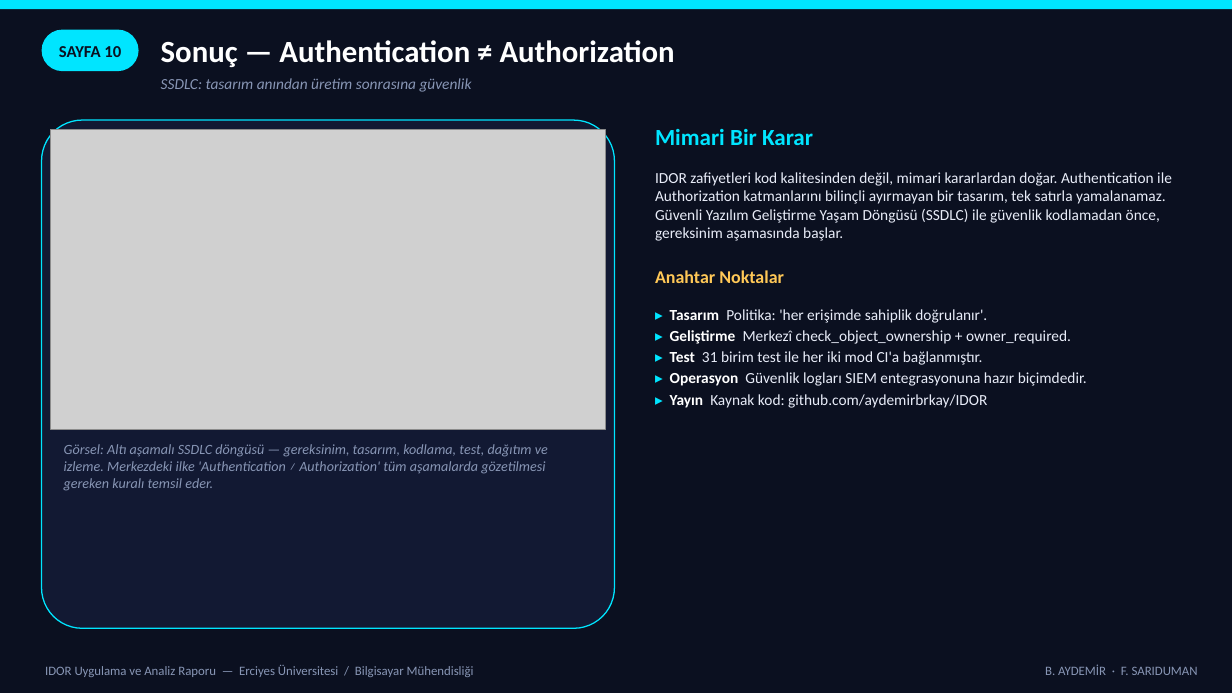
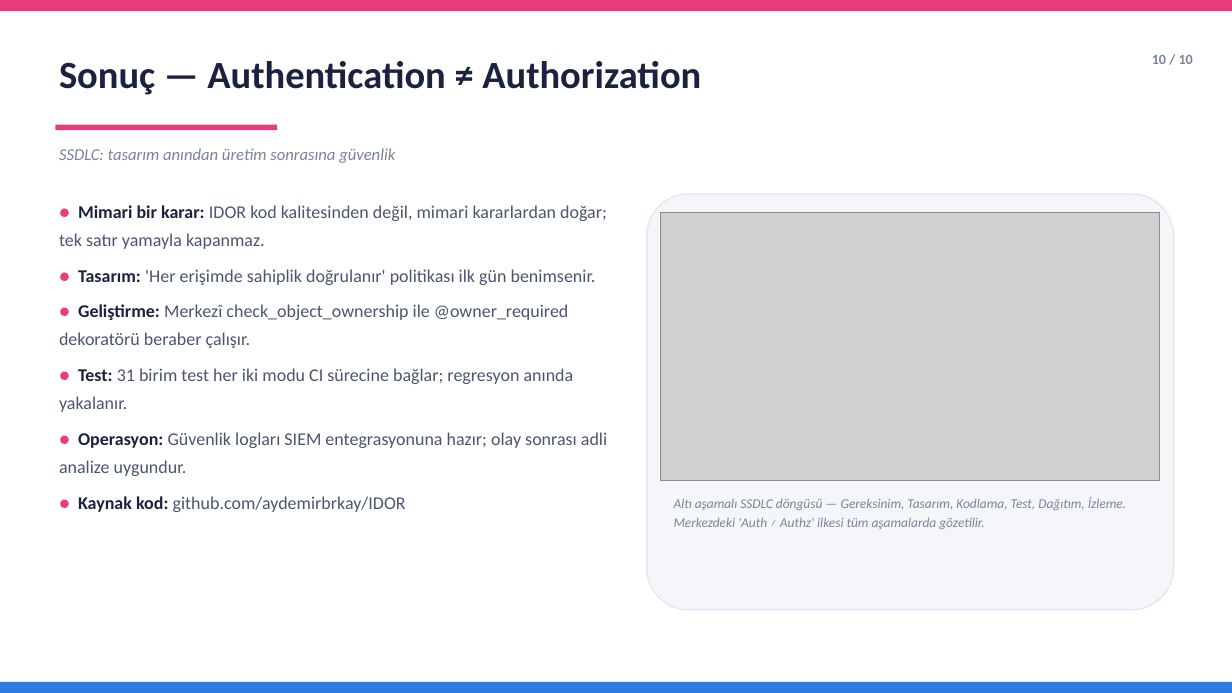
Before and after one commit to aydemirbrkay/IDOR, a slide deck: slide 11 of IDOR_Sunum.pptx. Drawn at 1232x693 pixels with LibreOffice and Linux fonts; fonts in the diff are those of the drawing; grey boxes stand for pictures. Boxes give left, top, right and bottom in pixels: in the first picture for what was removed or moved away, otherwise in the second. Text is boxed around its words. In the diff, an @@ line names an element or a change of style, - is before the commit and + after.

```diff
--- a/IDOR_Sunum.pptx
+++ b/IDOR_Sunum.pptx
@@ rectangle at (0,0,1232,11): fill #00E5FF to #E73C7E @@
@@ rectangle removed at (0,0,1232,693) @@
@@ rounded rectangle removed at (42,30,139,71) @@
@@ text "Sonuç — Authentication ≠ Authorization": place and size @@
-text "Sonuç — Authentication ≠ Authorization" at (161,40,675,67)
+text "Sonuç — Authentication ≠ Authorization" at (59,61,701,95)
@@ text "Sonuç — Authentication ≠ Authorization" at (59,61,701,95): size 24 to 30 pt, text colour #FFFFFF to #1B2240; line spacing 1 to 1.15; vertical alignment middle to top @@
@@ text "10 / 10" at (1152,55,1193,64): vertical alignment middle to top @@
@@ text at (1152,55,1193,64): text changed; size 13 to 11 pt; text colour #0B1020 to #7B8499 @@
-SAYFA 10
+10 / 10
@@ rounded rectangle removed at (42,120,615,628) @@
@@ picture removed at (51,129,605,430) @@
@@ text "SSDLC: tasarım anından üretim sonrasına ...": place and size @@
-text "SSDLC: tasarım anından üretim sonrasına ..." at (161,78,472,92)
+text "SSDLC: tasarım anından üretim sonrasına ..." at (59,148,395,163)
@@ text "SSDLC: tasarım anından üretim sonrasına ..." at (59,148,395,163): size 12 to 13 pt, text colour #8896B5 to #7B8499; line spacing 1 to 1.15 @@
@@ rectangle added at (55,125,277,130), fill #E73C7E @@
@@ text removed at (655,129,813,145) @@
-Mimari Bir Karar
@@ text removed at (655,172,1172,241) @@
-IDOR zafiyetleri kod kalitesinden değil, mimari kararlardan doğar. Authentication ile Authorization katmanlarını bilinçli ayırmayan bir tasarım, tek satırla yamalanamaz. Güvenli Yazılım Geliştirme Yaşam Döngüsü (SSDLC) ile güvenlik kodlamadan önce, gereksinim aşamasında başlar.
@@ text at (59,205,607,512): text changed; size 11 to 14 pt; text colour #8896B5 to #4A5570; italic off @@
-Görsel: Altı aşamalı SSDLC döngüsü — gereksinim, tasarım, kodlama, test, dağıtım ve izleme. Merkezdeki ilke 'Authentication ≠ Authorization' tüm aşamalarda gözetilmesi gereken kuralı temsil eder.
+● Mimari bir karar: IDOR kod kalitesinden değil, mimari kararlardan doğar; tek satır yamayla kapanmaz.
+● Tasarım: 'Her erişimde sahiplik doğrulanır' politikası ilk gün benimsenir.
+● Geliştirme: Merkezî check_object_ownership ile @owner_required dekoratörü beraber çalışır.
+● Test: 31 birim test her iki modu CI sürecine bağlar; regresyon anında yakalanır.
+● Operasyon: Güvenlik logları SIEM entegrasyonuna hazır; olay sonrası adli analize uygundur.
+● Kaynak kod: github.com/aydemirbrkay/IDOR
@@ rounded rectangle added at (647,194,1174,610), fill #F4F6FA, outline #E2E6EE 1 pt @@
@@ picture added at (661,213,1160,481) @@
@@ text removed at (655,270,784,283) @@
-Anahtar Noktalar
@@ text removed at (670,309,1087,408) @@
-▸ Tasarım Politika: 'her erişimde sahiplik doğrulanır'.
-▸ Geliştirme Merkezî check_object_ownership + owner_required.
-▸ Test 31 birim test ile her iki mod CI'a bağlanmıştır.
-▸ Operasyon Güvenlik logları SIEM entegrasyonuna hazır biçimdedir.
-▸ Yayın Kaynak kod: github.com/aydemirbrkay/IDOR
@@ text added at (674,497,1126,529), 10.5 pt, text #7B8499, italic @@
+Altı aşamalı SSDLC döngüsü — Gereksinim, Tasarım, Kodlama, Test, Dağıtım, İzleme. Merkezdeki 'Auth ≠ Authz' ilkesi tüm aşamalarda gözetilir.
@@ rectangle added at (0,682,1232,693), fill #2D7AE5 @@
@@ text removed at (45,665,474,677) @@
-IDOR Uygulama ve Analiz Raporu — Erciyes Üniversitesi / Bilgisayar Mühendisliği
@@ text removed at (1045,664,1198,675) @@
-B. AYDEMİR · F. SARIDUMAN
```
Also in this commit, not shown: 11 other slides changed.
